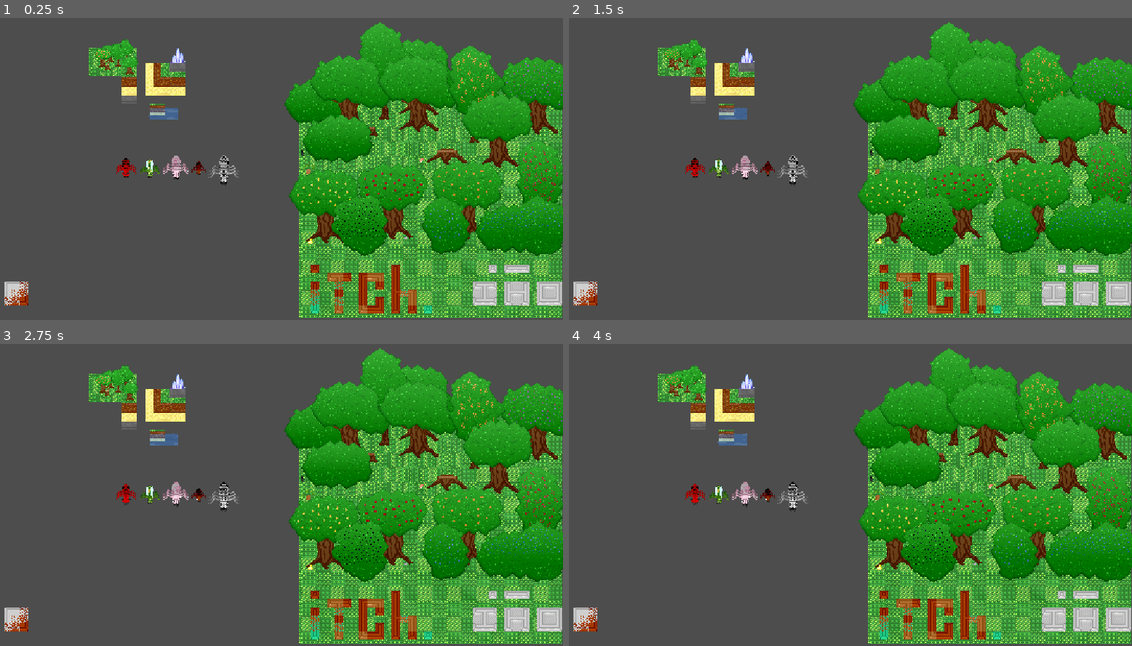
Above: before the commit, frames 1-4 (two rows, left to right).
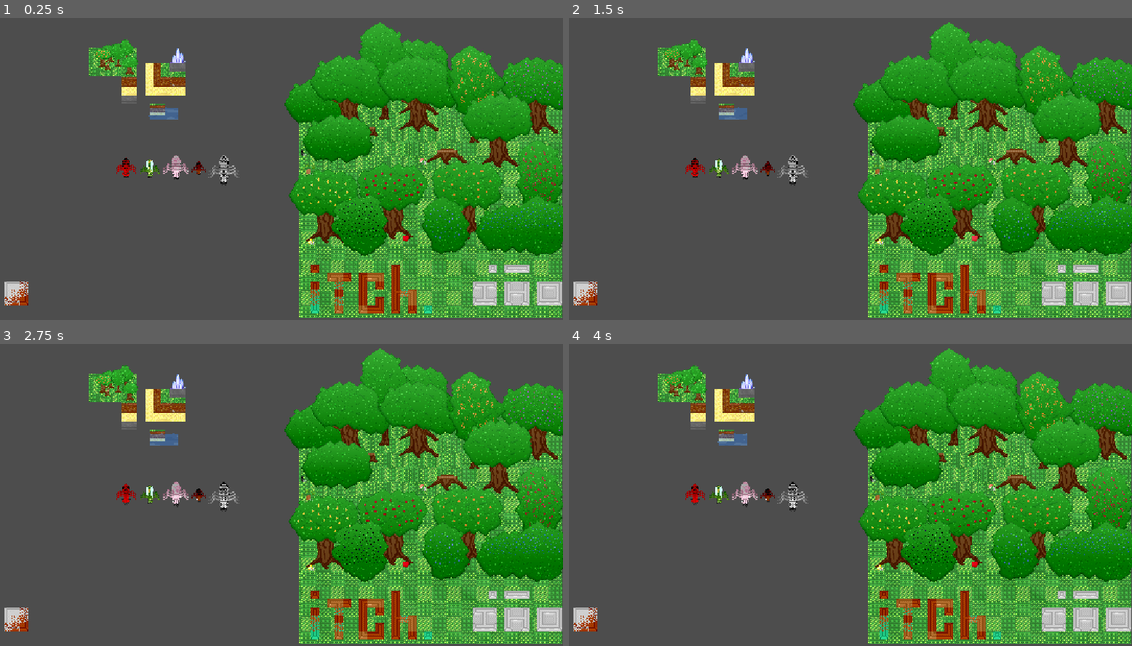
Above: after the commit, the same moments.

Repository: Eugene0-dev/SwarmRise
Game: Godot game, scene res://scenes/test/texture_test.tscn
Two runs of this game, one before a commit and one after it. Both use one fixed random seed, a clock stepped at 60 frames per second and the inputs below. This scene is started directly instead of the project's main scene.
Inputs (mouse positions are in pixels of both pictures, inside the frame that each line leads up to):
- Up to frame 1 (0.25 s): no input
- Up to frame 2 (1.5 s): tap Enter (enter) at 0.5, 0.6 s; move the mouse to (968, 141) at 0.52 s; hold D (right) 0.53-1.28 s; click (968, 141) at 0.67 s; move the mouse to (726, 172) at 1.27 s; hold S (down) from 1.28 s (still down); tap Alt (alt) at 1.35 s
- Up to frame 3 (2.75 s): tap Enter (enter) at 1.55, 2.1 s; move the mouse to (332, 410) at 2.02 s; release S (down) at 2.03 s; hold D (right) from 2.03 s (still down)
- Up to frame 4 (4 s): move the mouse to (811, 549) at 2.77 s; release D (right) at 2.78 s; hold Up (ui_up) 2.78-3.53 s; tap Shift (shift) at 2.85 s; click (811, 549) at 2.92 s; tap Enter (enter) at 3.05, 3.8 s; move the mouse to (1013, 531) at 3.52 s; hold A (left) from 3.53 s (still down); hold Space (space) from 3.53 s (still down)

The runs differ from the first frame. In frame 1, less than 0.1% of the frame differs, in the area x 30-76%, y 21-75%; in frame 2, less than 0.1%; in frame 3, less than 0.1%; in frame 4, less than 0.1%.

Commit message:
mini fix

Diff:
--- a/scenes/objects/item.tscn
+++ b/scenes/objects/item.tscn
@@ -8,7 +8,7 @@
 [sub_resource type="AtlasTexture" id="AtlasTexture_kbnl5"]
 resource_local_to_scene = true
 atlas = ExtResource("1_keydj")
-region = Rect2(18, 69, 16, 16)
+region = Rect2(1, 1, 16, 16)
 
 [sub_resource type="LabelSettings" id="LabelSettings_kbnl5"]
 font = ExtResource("4_2mmu4")
@@ -20,7 +20,8 @@
 z_index = 1
 y_sort_enabled = true
 script = ExtResource("1_t8k3g")
-item_id = 29
+item_id = 0
+amount = 15
 
 [node name="Sprite2D" type="Sprite2D" parent="." unique_id=432637729]
 y_sort_enabled = true
@@ -29,13 +30,12 @@
 texture = SubResource("AtlasTexture_kbnl5")
 
 [node name="Counter_Label" type="Label" parent="." unique_id=534598938]
-visible = false
 z_index = 1
 texture_filter = 1
 offset_left = -5.0
 offset_top = 1.0
 offset_right = 8.0
 offset_bottom = 11.0
-text = "1"
+text = "15"
 label_settings = SubResource("LabelSettings_kbnl5")
 horizontal_alignment = 2
--- a/scenes/test/texture_test.tscn
+++ b/scenes/test/texture_test.tscn
@@ -4811,6 +4811,8 @@
 
 [node name="Item2" parent="TileMapLayer3" unique_id=194306710 instance=ExtResource("10_xapkw")]
 position = Vector2(828, 490)
+item_id = 0
+amount = 3
 
 [node name="TileMapLayer4" type="TileMapLayer" parent="." unique_id=92891408]
 texture_filter = 1
--- a/scripts/ui/control.gd
+++ b/scripts/ui/control.gd
@@ -69,7 +69,8 @@
 			info.text = ""
 		commands_no_target.ITEM:
 			var amount: int = 1
-			if cmd.args.has("amount", 1) > 0: amount = cmd.args["amount"]
+			if cmd.args.has("amount"): amount = cmd.args["amount"]
+			else: amount = 1
 			world.place_item(cmd.args["item_id"], camera.global_position, amount)
 		commands_no_target.CAM:
 			if cmd.args.has("pos"):
